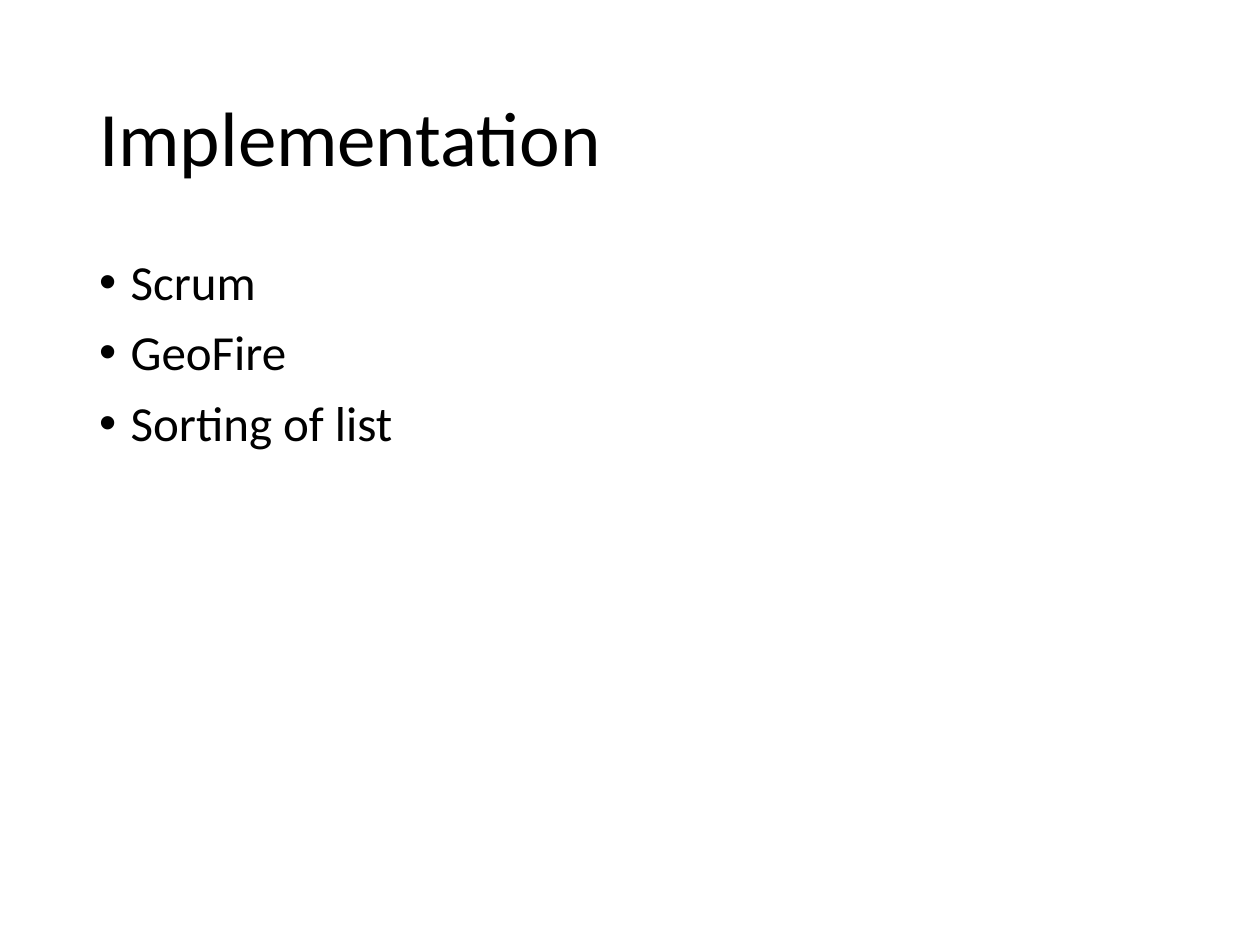
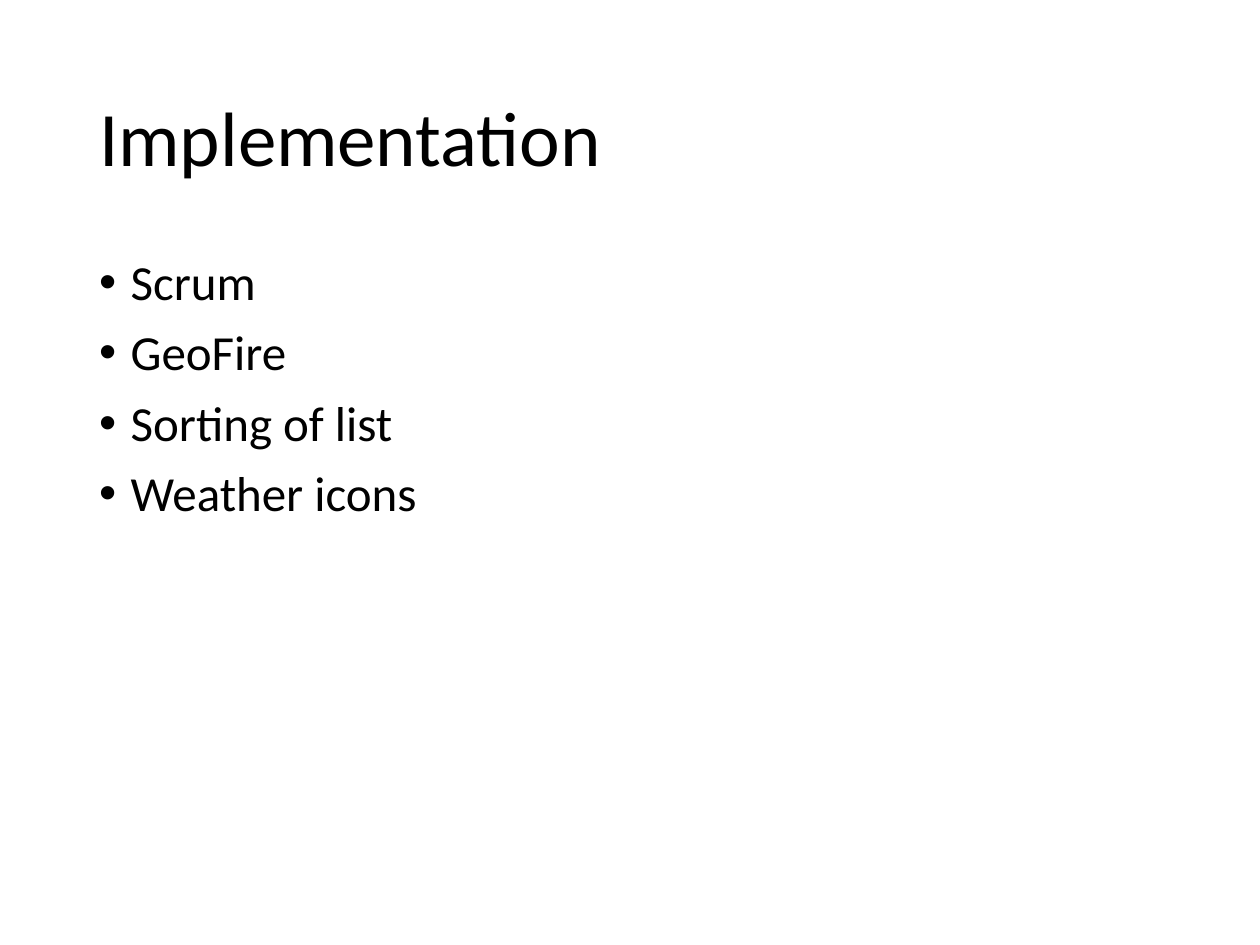
Before and after one commit to MSE-MobOP/Ski-Compass, a slide deck: slide 10 of Documents/Presentation/Presentation.pptx (slide 9 before the commit). Drawn at 1260x945 pixels with LibreOffice and Linux fonts; fonts in the diff are those of the drawing. Boxes give left, top, right and bottom in pixels: in the first picture for what was removed or moved away, otherwise in the second. Text is boxed around its words. In the diff, an @@ line names an element or a change of style, - is before the commit and + after.

```diff
--- a/Documents/Presentation/Presentation.pptx
+++ b/Documents/Presentation/Presentation.pptx
@@ text at bbox=[131, 477, 416, 512]: paragraph added @@
+• Weather icons
```
Also in this commit, not shown: 1 other slide changed, 2 slides added, 1 slide removed.
